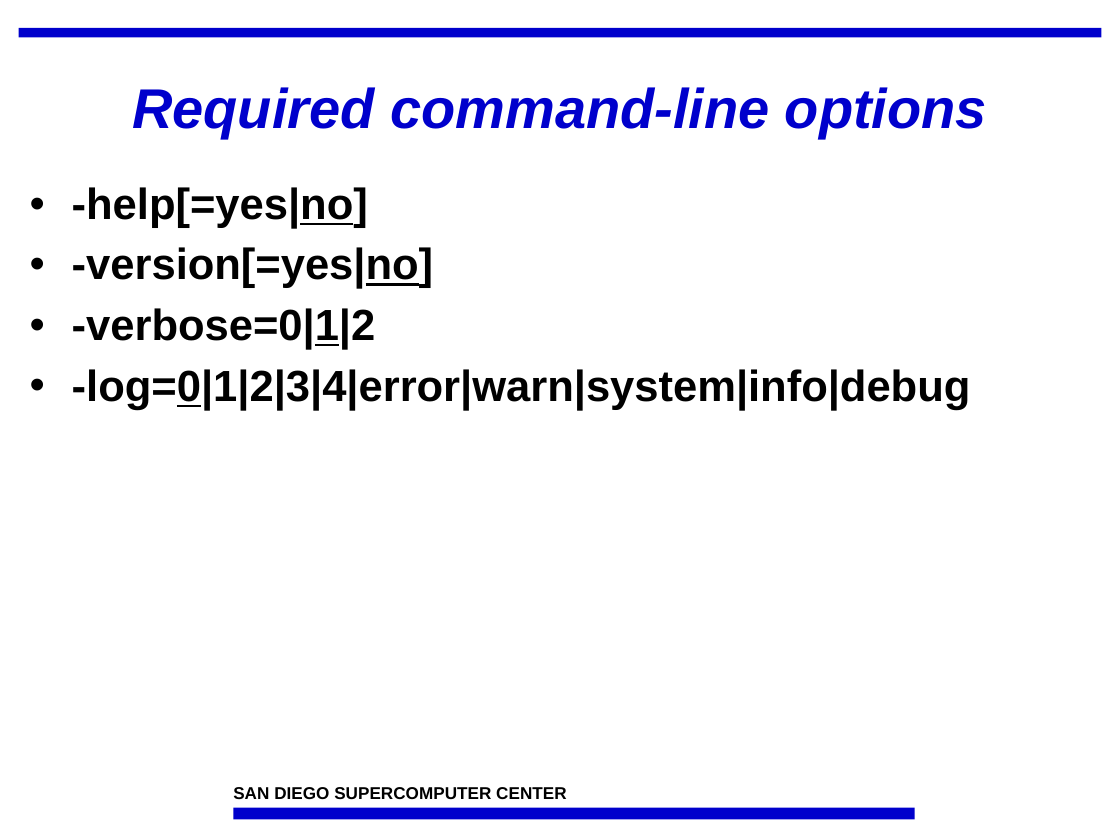
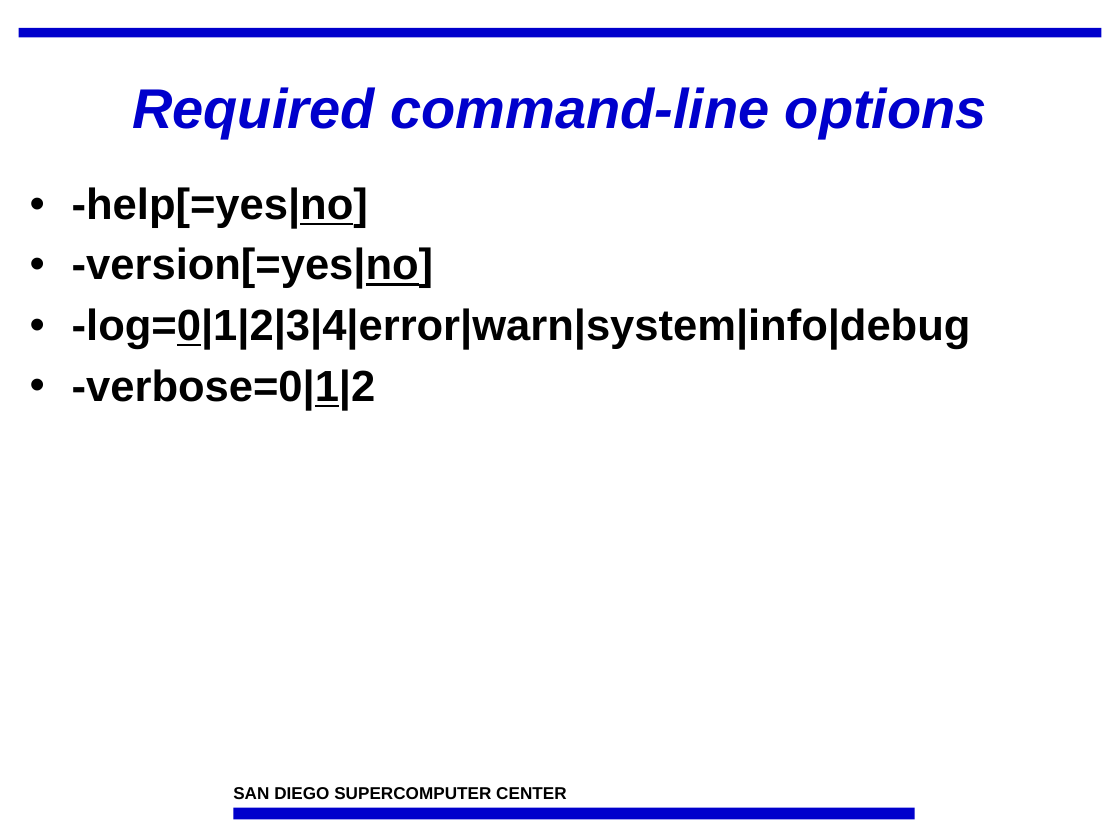
Before and after one commit to IncaProject/inca-xsede, a slide deck: slide 4 of talks/incaReporters.ppt. Drawn at 1120x840 pixels with LibreOffice and Linux fonts; fonts in the diff are those of the drawing; background and template pictures are left out. Boxes give left, top, right and bottom in pixels: in the first picture for what was removed or moved away, otherwise in the second. Text is boxed around its words. In the diff, an @@ line names an element or a change of style, - is before the commit and + after.

```diff
--- a/talks/incaReporters.ppt
+++ b/talks/incaReporters.ppt
@@ text at bbox=[72, 308, 971, 349]: paragraph added @@
+• -log=0|1|2|3|4|error|warn|system|info|debug
@@ text at bbox=[72, 369, 971, 410]: paragraph removed @@
-• -log=0|1|2|3|4|error|warn|system|info|debug
```
Also in this commit, not shown: 1 other slide changed, 5 slides added, 1 slide removed.
